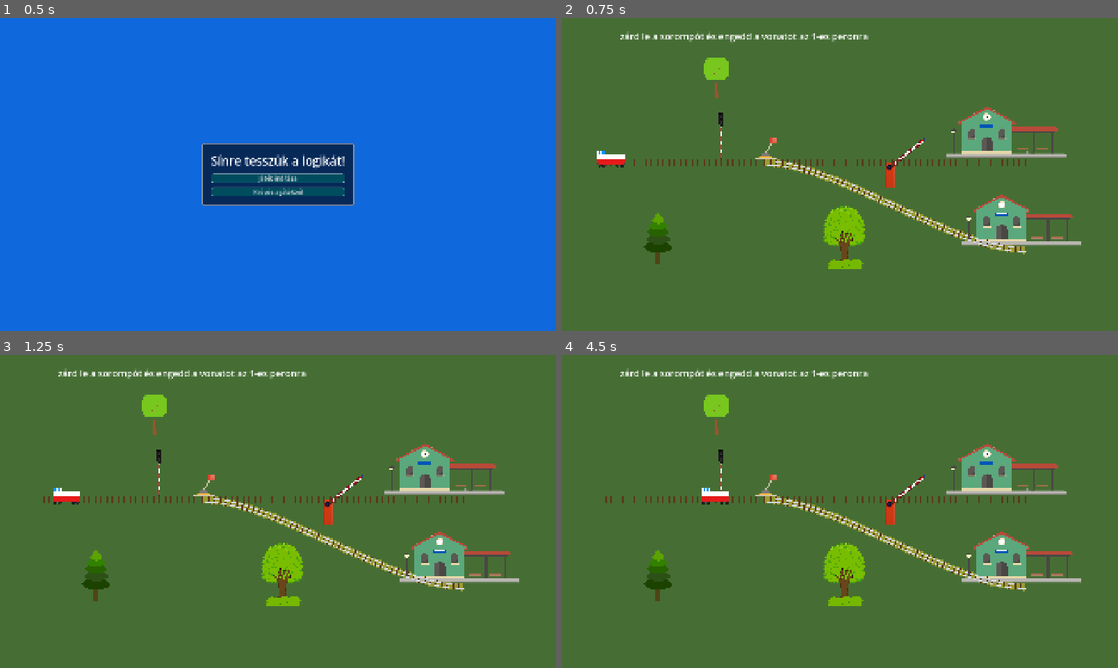
Above: before the commit, frames 1-4 (two rows, left to right).
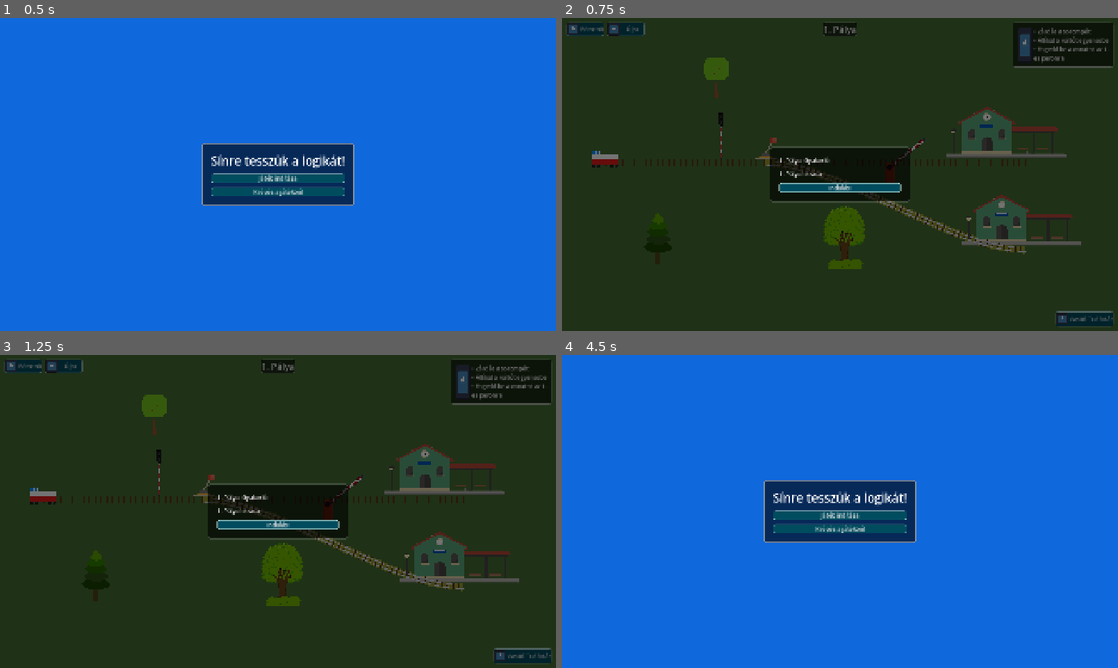
Above: after the commit, the same moments.

Repository: sanyialmasi/trainlogicgame
Game: Godot game, scene res://ui/main_menu.tscn
Two runs of this game, one before a commit and one after it. Both use one fixed random seed, a clock stepped at 60 frames per second and the inputs below. The engine's default icon, where the game draws it, is replaced by a stand-in: a white triangle on a blue panel in a dark square.
Inputs (mouse positions are in pixels of both pictures, inside the frame that each line leads up to):
- Up to frame 1 (0.5 s): no input
- Up to frame 2 (0.75 s): click "Játék indítása" at 0.5 s
- Up to frame 3 (1.25 s): no input
- Up to frame 4 (4.5 s): click (584, 367) at 1.25 s, where only the run after the commit has a clickable "Főmenü"; click (623, 367) at 2 s, where only the run after the commit has a clickable "Újra"; click (1084, 655) at 2.75 s, where only the run after the commit has a clickable "Vasúti Tudástár"; click (840, 524) at 3.5 s, where only the run after the commit has a clickable "Indulás!"; click (584, 367) at 4.25 s, where only the run after the commit has a clickable "Főmenü"

Frame 1 is identical in both runs. In frame 2, 100% of the frame differs, in the area x 0-100%, y 0-100%; in frame 3, 100%; in frame 4, 100%.

Commit message:
GameHud created

Diff:
--- a/scenes/levels/level_01.tscn
+++ b/scenes/levels/level_01.tscn
@@ -7,7 +7,7 @@
 [ext_resource type="PackedScene" uid="uid://cmwo1rvfqmpab" path="res://scenes/objects/station_goal.tscn" id="3_50wog"]
 [ext_resource type="PackedScene" uid="uid://bhs6isdxncdrs" path="res://scenes/objects/track_switch.tscn" id="3_uvc87"]
 [ext_resource type="PackedScene" uid="uid://bnhwtrjoyjev2" path="res://scenes/objects/rail_barrier.tscn" id="6_1ey3t"]
-[ext_resource type="Theme" uid="uid://c8vlucsy2aj3u" path="res://ui/main_theme.tres" id="7_ijn0p"]
+[ext_resource type="PackedScene" uid="uid://5b2wfcdpqbrg" path="res://ui/game_hud.tscn" id="8_jmes4"]
 [ext_resource type="Texture2D" uid="uid://cm3n83xu8rl4b" path="res://assets/textures/environment/pinewood.png" id="8_t0hvh"]
 [ext_resource type="Texture2D" uid="uid://b8loona0v4uhi" path="res://assets/textures/environment/tree-circle2.png" id="9_r72dd"]
 [ext_resource type="Texture2D" uid="uid://b8ja0p87rfjwc" path="res://assets/textures/environment/tree-circle5.png" id="10_ijn0p"]
@@ -73,34 +73,6 @@
 [node name="RailBarrier" parent="." unique_id=212173070 instance=ExtResource("6_1ey3t")]
 position = Vector2(1200, 498)
 
-[node name="CanvasLayer" type="CanvasLayer" parent="." unique_id=140857315]
-
-[node name="Control" type="Control" parent="CanvasLayer" unique_id=1925194802]
-layout_mode = 3
-anchors_preset = 0
-offset_right = 40.0
-offset_bottom = 40.0
-theme = ExtResource("7_ijn0p")
-
-[node name="StatusLabel" type="Label" parent="CanvasLayer/Control" unique_id=824565747]
-visible = false
-layout_mode = 0
-offset_left = 200.0
-offset_top = 50.0
-offset_right = 265.0
-offset_bottom = 95.0
-theme_override_font_sizes/font_size = 32
-text = "Újra"
-
-[node name="RestartButton" type="Button" parent="CanvasLayer/Control" unique_id=365864155]
-visible = false
-layout_mode = 0
-offset_left = 850.0
-offset_top = 200.0
-offset_right = 891.0
-offset_bottom = 231.0
-text = "Újra"
-
 [node name="StationGoal" parent="." unique_id=2026654803 instance=ExtResource("3_50wog")]
 position = Vector2(1529, 497)
 
@@ -123,3 +95,5 @@
 position = Vector2(974, 757.99994)
 scale = Vector2(0.105, 0.105)
 texture = ExtResource("10_ijn0p")
+
+[node name="GameHud" parent="." unique_id=603502622 instance=ExtResource("8_jmes4")]
--- a/scripts/level_01.gd
+++ b/scripts/level_01.gd
@@ -1,7 +1,8 @@
 extends Node2D
 
-@onready var status_label: Label = $CanvasLayer/Control/StatusLabel
-@onready var restart_button: Button = $CanvasLayer/Control/RestartButton
+
+@onready var game_hud: CanvasLayer = $GameHud
+
 
 func _ready() -> void:
 	for path in [$EntryPath, $StraightPath, $BranchPath]:
@@ -14,15 +15,6 @@
 	train.level_completed.connect(_on_level_finished.bind(true))
 	train.level_failed.connect(_on_level_finished.bind(false))
 
-	status_label.position = Vector2(200, 40)
-	status_label.add_theme_font_size_override("font_size", 32)
-	status_label.visible = true
-	status_label.text = "zárd le a sorompót és engedd a vonatot az 1-es peronra"
-
-	restart_button.position = Vector2(850, 110)
-	restart_button.text = "Újrapróbálás"
-	restart_button.visible = false
-	restart_button.pressed.connect(get_tree().reload_current_scene)
 
 func _build_realistic_track(path: Path2D) -> void:
 	var highlight_line: Line2D = path.get_node("Line2D")
@@ -77,7 +69,6 @@
 	$StraightPath/Line2D.default_color = Color(1.0, 0.85, 0.2, 0.0) if is_branching else Color(1.0, 0.85, 0.2, 0.45)
 	$BranchPath/Line2D.default_color = Color(1.0, 0.85, 0.2, 0.45) if is_branching else Color(1.0, 0.85, 0.2, 0.0)
 
+
 func _on_level_finished(message: String, is_win: bool) -> void:
-	status_label.text = message
-	status_label.modulate = Color.LIGHT_GREEN if is_win else Color.SALMON
-	restart_button.visible = true
+	$GameHud.show_end_popup(is_win, message)
--- /dev/null
+++ b/ui/game_hud.gd
@@ -0,0 +1,90 @@
+extends CanvasLayer
+
+@export var level_number_text: String = "1. Pálya"
+@export var start_popup_title: String = "1. Pálya: Gyakorló"
+@export_multiline var start_popup_description: String = "1. Pálya leírása"
+@export_multiline var bullet_tasks: String = "• Zárd le a sorompót\n• Állítsd a váltót egyenesbe\n• Engedd be a vonatot az 1-es peronra"
+
+
+@onready var dimmer: ColorRect = $Control/DarkOverlay
+
+@onready var level_title_label: Label = $Control/TopCenterBar/PanelContainer/LevelTitleLabel
+
+
+@onready var start_popup: CenterContainer = $Control/StartPopup
+
+@onready var encyclopedia_popup: CenterContainer = $Control/EncyclopediaPopup
+@onready var end_popup: CenterContainer = $Control/EndPopup
+@onready var result_title: Label = $Control/EndPopup/PanelContainer/MarginContainer/VBoxContainer/ResultTitle
+@onready var result_message: Label = $Control/EndPopup/PanelContainer/MarginContainer/VBoxContainer/ResultMessage
+
+@onready var game_hud: CanvasLayer = $"."
+@onready var task_list_label: Label = $Control/TaskCheckList/PanelContainer/MarginContainer/VBoxContainer/HeaderBox/TaskListLabel
+@onready var start_title: Label = $Control/StartPopup/PanelContainer2/PanelContainer/VBoxContainer/StartTitle
+@onready var start_description: Label = $Control/StartPopup/PanelContainer2/PanelContainer/VBoxContainer/StartDescription
+
+func _ready() -> void:
+	level_title_label.text = level_number_text
+	task_list_label.text = bullet_tasks
+	start_title.text = start_popup_title
+	start_description.text = start_popup_description
+
+	start_popup.visible = true
+	_update_dimmer()
+	encyclopedia_popup.visible = false
+	end_popup.visible = false
+	get_tree().paused = true
+
+func _on_start_level_button_pressed() -> void:
+	start_popup.visible = false
+	get_tree().paused = false
+	_update_dimmer()
+
+func _on_encyclopedia_button_pressed() -> void:
+	encyclopedia_popup.visible = true
+	get_tree().paused = true
+	_update_dimmer()
+
+func _on_close_encyclopedia_button_pressed() -> void:
+	encyclopedia_popup.visible = false
+	if not start_popup.visible and not end_popup.visible:
+		get_tree().paused = false
+		_update_dimmer()
+
+func show_end_popup(success: bool, message: String) -> void:
+	result_title.text = "Sikerült!" if success else "Próbáld újra!"
+	result_title.modulate = Color.LIGHT_GREEN if success else Color.SALMON
+	result_message.text = message
+	end_popup.visible = true
+	get_tree().paused = true
+	_update_dimmer()
+
+func _on_restart_button_pressed() -> void:
+	get_tree().paused = false
+	get_tree().reload_current_scene()
+
+func _on_menu_button_pressed() -> void:
+	get_tree().paused = false
+	get_tree().change_scene_to_file("res://ui/main_menu.tscn")
+
+
+func _on_popup_restart_button_pressed() -> void:
+	_on_restart_button_pressed()
+
+
+func _on_popup_menu_button_pressed() -> void:
+	_on_menu_button_pressed()
+
+func _update_dimmer() -> void:
+	var should_show: bool = start_popup.visible or encyclopedia_popup.visible or end_popup.visible
+	var tween := create_tween()
+	tween.set_pause_mode(Tween.TWEEN_PAUSE_PROCESS)
+
+	if should_show:
+		if not dimmer.visible:
+			dimmer.modulate.a = 0.0
+			dimmer.visible = true
+		tween.tween_property(dimmer, "modulate:a", 1.0, 0.2)
+	else:
+		tween.tween_property(dimmer, "modulate:a", 0.0, 0.15)
+		tween.tween_callback(func(): dimmer.visible = false)
--- /dev/null
+++ b/ui/game_hud.tscn
@@ -0,0 +1,263 @@
+[gd_scene format=3 uid="uid://5b2wfcdpqbrg"]
+
+[ext_resource type="Script" uid="uid://bjy7xxyoqyas8" path="res://ui/game_hud.gd" id="1_5bps4"]
+[ext_resource type="Theme" uid="uid://c8vlucsy2aj3u" path="res://ui/main_theme.tres" id="1_yi54v"]
+[ext_resource type="Texture2D" uid="uid://wcgktfnenw37" path="res://icon.svg" id="2_io01e"]
+
+[node name="GameHud" type="CanvasLayer" unique_id=1489769498]
+process_mode = 3
+script = ExtResource("1_5bps4")
+
+[node name="Control" type="Control" parent="." unique_id=895261849]
+layout_mode = 3
+anchors_preset = 15
+anchor_right = 1.0
+anchor_bottom = 1.0
+grow_horizontal = 2
+grow_vertical = 2
+mouse_filter = 2
+theme = ExtResource("1_yi54v")
+
+[node name="TopLeftBar" type="MarginContainer" parent="Control" unique_id=1306949306]
+layout_mode = 1
+offset_right = 40.0
+offset_bottom = 40.0
+theme_override_constants/margin_left = 15
+theme_override_constants/margin_top = 15
+theme_override_constants/margin_right = 15
+theme_override_constants/margin_bottom = 15
+
+[node name="HBoxContainer" type="HBoxContainer" parent="Control/TopLeftBar" unique_id=644568141]
+layout_mode = 2
+theme_override_constants/separation = 10
+
+[node name="MenuButton" type="Button" parent="Control/TopLeftBar/HBoxContainer" unique_id=1628976345]
+custom_minimum_size = Vector2(130, 48)
+layout_mode = 2
+text = "Főmenü"
+icon = ExtResource("2_io01e")
+expand_icon = true
+
+[node name="RestartButton" type="Button" parent="Control/TopLeftBar/HBoxContainer" unique_id=1939014199]
+custom_minimum_size = Vector2(130, 48)
+layout_mode = 2
+text = "Újra"
+icon = ExtResource("2_io01e")
+expand_icon = true
+
+[node name="TopCenterBar" type="MarginContainer" parent="Control" unique_id=1606090974]
+layout_mode = 1
+anchors_preset = 5
+anchor_left = 0.5
+anchor_right = 0.5
+offset_left = -20.0
+offset_right = 20.0
+offset_bottom = 40.0
+grow_horizontal = 2
+theme_override_constants/margin_top = 15
+
+[node name="PanelContainer" type="PanelContainer" parent="Control/TopCenterBar" unique_id=1158185102]
+layout_mode = 2
+
+[node name="LevelTitleLabel" type="Label" parent="Control/TopCenterBar/PanelContainer" unique_id=1388134962]
+layout_mode = 2
+theme_override_font_sizes/font_size = 31
+text = "1. pálya"
+horizontal_alignment = 1
+vertical_alignment = 1
+
+[node name="TaskCheckList" type="MarginContainer" parent="Control" unique_id=798603609]
+layout_mode = 1
+anchors_preset = 1
+anchor_left = 1.0
+anchor_right = 1.0
+offset_left = -40.0
+offset_bottom = 40.0
+grow_horizontal = 0
+theme_override_constants/margin_left = 15
+theme_override_constants/margin_top = 15
+theme_override_constants/margin_right = 15
+theme_override_constants/margin_bottom = 15
+
+[node name="PanelContainer" type="PanelContainer" parent="Control/TaskCheckList" unique_id=1511457538]
+layout_mode = 2
+
+[node name="MarginContainer" type="MarginContainer" parent="Control/TaskCheckList/PanelContainer" unique_id=1904743182]
+layout_mode = 2
+theme_override_constants/margin_left = 15
+theme_override_constants/margin_top = 15
+theme_override_constants/margin_right = 15
+theme_override_constants/margin_bottom = 15
+
+[node name="VBoxContainer" type="VBoxContainer" parent="Control/TaskCheckList/PanelContainer/MarginContainer" unique_id=1902996295]
+layout_mode = 2
+theme_override_constants/separation = 8
+
+[node name="HeaderBox" type="HBoxContainer" parent="Control/TaskCheckList/PanelContainer/MarginContainer/VBoxContainer" unique_id=1023620289]
+layout_mode = 2
+
+[node name="TextureRect" type="TextureRect" parent="Control/TaskCheckList/PanelContainer/MarginContainer/VBoxContainer/HeaderBox" unique_id=1228879698]
+custom_minimum_size = Vector2(50, 50)
+layout_mode = 2
+texture = ExtResource("2_io01e")
+expand_mode = 1
+
+[node name="TaskListLabel" type="Label" parent="Control/TaskCheckList/PanelContainer/MarginContainer/VBoxContainer/HeaderBox" unique_id=229691833]
+custom_minimum_size = Vector2(260, 0)
+layout_mode = 2
+autowrap_mode = 2
+
+[node name="BottomRightBar" type="MarginContainer" parent="Control" unique_id=1270872863]
+layout_mode = 1
+anchors_preset = 3
+anchor_left = 1.0
+anchor_top = 1.0
+anchor_right = 1.0
+anchor_bottom = 1.0
+offset_left = -40.0
+offset_top = -40.0
+grow_horizontal = 0
+grow_vertical = 0
+theme_override_constants/margin_left = 15
+theme_override_constants/margin_top = 15
+theme_override_constants/margin_right = 15
+theme_override_constants/margin_bottom = 15
+
+[node name="EncyclopediaButton" type="Button" parent="Control/BottomRightBar" unique_id=2116190950]
+custom_minimum_size = Vector2(200, 52)
+layout_mode = 2
+text = "Vasúti Tudástár"
+icon = ExtResource("2_io01e")
+expand_icon = true
+
+[node name="DarkOverlay" type="ColorRect" parent="Control" unique_id=205981766]
+layout_mode = 1
+anchors_preset = 15
+anchor_right = 1.0
+anchor_bottom = 1.0
+grow_horizontal = 2
+grow_vertical = 2
+color = Color(0, 0, 0, 0.54901963)
+
+[node name="StartPopup" type="CenterContainer" parent="Control" unique_id=1671245960]
+layout_mode = 1
+anchors_preset = 15
+anchor_right = 1.0
+anchor_bottom = 1.0
+grow_horizontal = 2
+grow_vertical = 2
+
+[node name="PanelContainer2" type="PanelContainer" parent="Control/StartPopup" unique_id=1881380604]
+layout_mode = 2
+
+[node name="PanelContainer" type="MarginContainer" parent="Control/StartPopup/PanelContainer2" unique_id=602198718]
+layout_mode = 2
+theme_override_constants/margin_left = 30
+theme_override_constants/margin_top = 30
+theme_override_constants/margin_right = 30
+theme_override_constants/margin_bottom = 30
+
+[node name="VBoxContainer" type="VBoxContainer" parent="Control/StartPopup/PanelContainer2/PanelContainer" unique_id=1944775324]
+layout_mode = 2
+theme_override_constants/separation = 18
+
+[node name="StartTitle" type="Label" parent="Control/StartPopup/PanelContainer2/PanelContainer/VBoxContainer" unique_id=1599861439]
+layout_mode = 2
+text = "1. pálya: gyakorló"
+
+[node name="StartDescription" type="Label" parent="Control/StartPopup/PanelContainer2/PanelContainer/VBoxContainer" unique_id=450934445]
+custom_minimum_size = Vector2(420, 0)
+layout_mode = 2
+text = "kezdőleírás"
+autowrap_mode = 2
+
+[node name="StartLevelButton" type="Button" parent="Control/StartPopup/PanelContainer2/PanelContainer/VBoxContainer" unique_id=1370378707]
+layout_mode = 2
+text = "Indulás!"
+
+[node name="EncyclopediaPopup" type="CenterContainer" parent="Control" unique_id=461554062]
+visible = false
+layout_mode = 1
+anchors_preset = 15
+anchor_right = 1.0
+anchor_bottom = 1.0
+grow_horizontal = 2
+grow_vertical = 2
+
+[node name="PanelContainer" type="PanelContainer" parent="Control/EncyclopediaPopup" unique_id=171189270]
+layout_mode = 2
+
+[node name="MarginContainer" type="MarginContainer" parent="Control/EncyclopediaPopup/PanelContainer" unique_id=1371357888]
+layout_mode = 2
+theme_override_constants/margin_left = 25
+theme_override_constants/margin_top = 25
+theme_override_constants/margin_right = 25
+theme_override_constants/margin_bottom = 25
+
+[node name="VBoxContainer" type="VBoxContainer" parent="Control/EncyclopediaPopup/PanelContainer/MarginContainer" unique_id=1674986260]
+layout_mode = 2
+theme_override_constants/separation = 15
+
+[node name="EncyclopediaTitle" type="Label" parent="Control/EncyclopediaPopup/PanelContainer/MarginContainer/VBoxContainer" unique_id=1316052719]
+layout_mode = 2
+text = "Vasúti Tudástár"
+
+[node name="TabContainer" type="TabContainer" parent="Control/EncyclopediaPopup/PanelContainer/MarginContainer/VBoxContainer" unique_id=1637691527]
+layout_mode = 2
+
+[node name="CloseEncyclopediaButton" type="Button" parent="Control/EncyclopediaPopup/PanelContainer/MarginContainer/VBoxContainer" unique_id=1468786376]
+layout_mode = 2
+text = "Bezárás"
+
+[node name="EndPopup" type="CenterContainer" parent="Control" unique_id=133835950]
+visible = false
+layout_mode = 0
+offset_left = 823.0
+offset_top = 443.0
+offset_right = 1096.0
+offset_bottom = 636.0
+
+[node name="PanelContainer" type="PanelContainer" parent="Control/EndPopup" unique_id=1116991219]
+layout_mode = 2
+
+[node name="MarginContainer" type="MarginContainer" parent="Control/EndPopup/PanelContainer" unique_id=1242206620]
+layout_mode = 2
+theme_override_constants/margin_left = 30
+theme_override_constants/margin_top = 30
+theme_override_constants/margin_right = 30
+theme_override_constants/margin_bottom = 30
+
+[node name="VBoxContainer" type="VBoxContainer" parent="Control/EndPopup/PanelContainer/MarginContainer" unique_id=1978768689]
+layout_mode = 2
+theme_override_constants/separation = 15
+
+[node name="ResultTitle" type="Label" parent="Control/EndPopup/PanelContainer/MarginContainer/VBoxContainer" unique_id=976145002]
+layout_mode = 2
+theme_override_font_sizes/font_size = 28
+horizontal_alignment = 1
+
+[node name="ResultMessage" type="Label" parent="Control/EndPopup/PanelContainer/MarginContainer/VBoxContainer" unique_id=1456401401]
+layout_mode = 2
+horizontal_alignment = 1
+
+[node name="PopupButtons" type="HBoxContainer" parent="Control/EndPopup/PanelContainer/MarginContainer/VBoxContainer" unique_id=719789280]
+layout_mode = 2
+theme_override_constants/separation = 15
+alignment = 1
+
+[node name="PopupRestartButton" type="Button" parent="Control/EndPopup/PanelContainer/MarginContainer/VBoxContainer/PopupButtons" unique_id=1036494413]
+layout_mode = 2
+text = "Újrakezdés"
+
+[node name="PopupMenuButton" type="Button" parent="Control/EndPopup/PanelContainer/MarginContainer/VBoxContainer/PopupButtons" unique_id=1110933828]
+layout_mode = 2
+text = "Főmenü
+"
+
+[connection signal="pressed" from="Control/TopLeftBar/HBoxContainer/MenuButton" to="." method="_on_menu_button_pressed"]
+[connection signal="pressed" from="Control/TopLeftBar/HBoxContainer/RestartButton" to="." method="_on_restart_button_pressed"]
+[connection signal="pressed" from="Control/BottomRightBar/EncyclopediaButton" to="." method="_on_encyclopedia_button_pressed"]
+[connection signal="pressed" from="Control/StartPopup/PanelContainer2/PanelContainer/VBoxContainer/StartLevelButton" to="." method="_on_start_level_button_pressed"]
+[connection signal="pressed" from="Control/EncyclopediaPopup/PanelContainer/MarginContainer/VBoxContainer/CloseEncyclopediaButton" to="." method="_on_close_encyclopedia_button_pressed"]
+[connection signal="pressed" from="Control/EndPopup/PanelContainer/MarginContainer/VBoxContainer/PopupButtons/PopupRestartButton" to="." method="_on_popup_restart_button_pressed"]
+[connection signal="pressed" from="Control/EndPopup/PanelContainer/MarginContainer/VBoxContainer/PopupButtons/PopupMenuButton" to="." method="_on_popup_menu_button_pressed"]
Not shown, added: ui/game_hud.gd.uid
